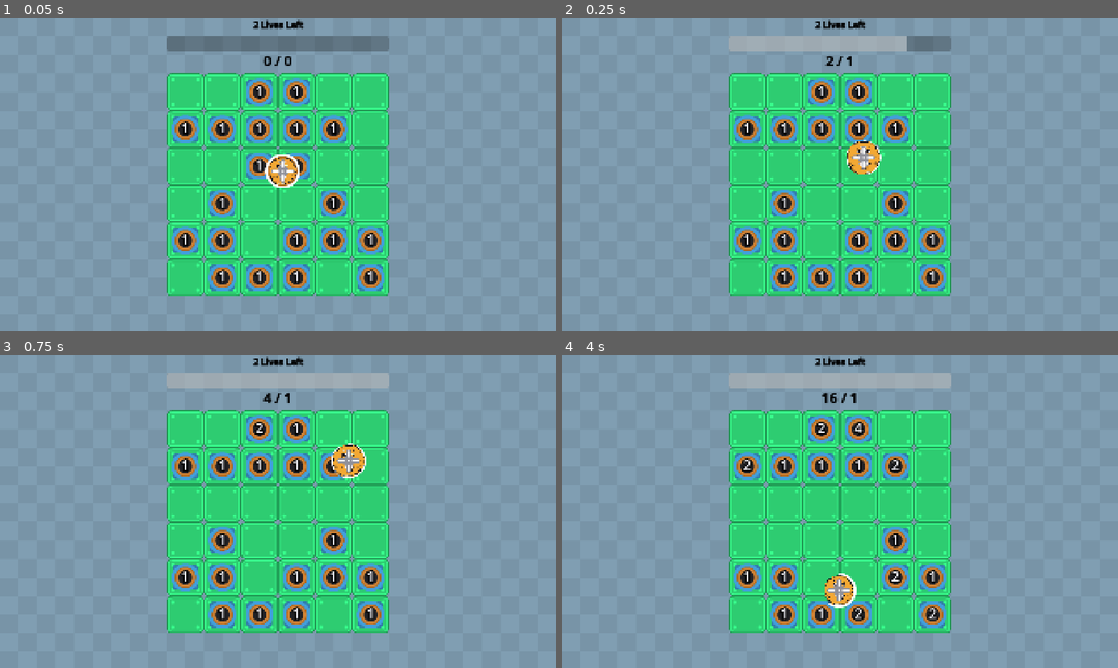
Above: before the commit, frames 1-4 (two rows, left to right).
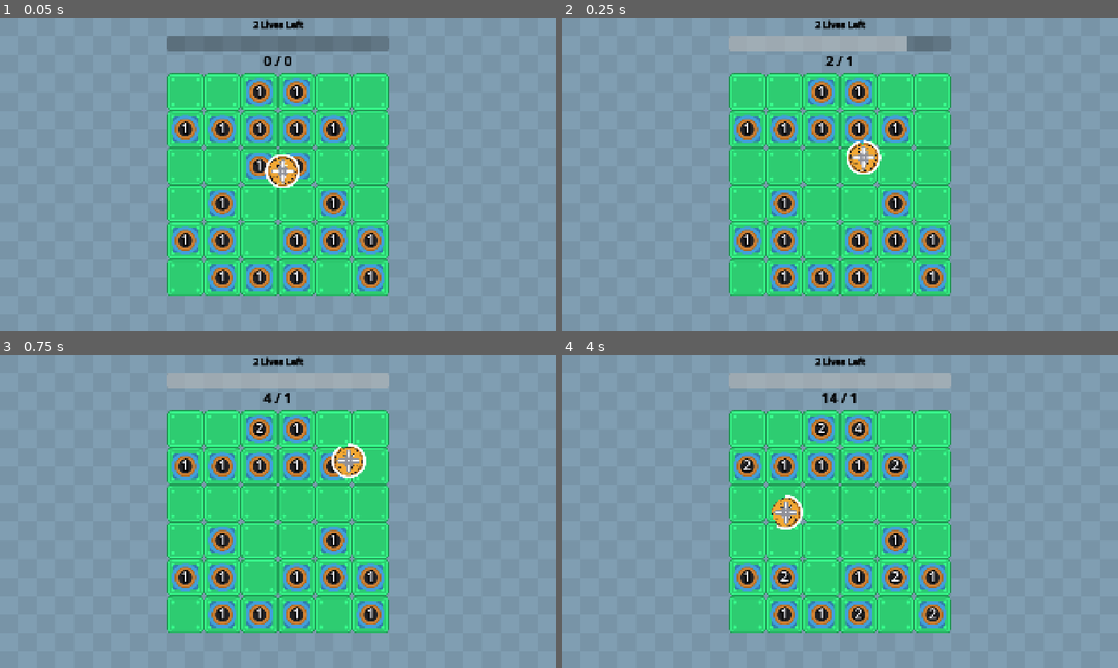
Above: after the commit, the same moments.

Repository: wanamelon/prototype_monorepo
Game: Godot game, scene res://source/bounce_main.tscn
Same seed, same stepped clock (60 frames per second), same inputs: the game is played once before the commit and once after it. Sound files missing from this copy of the repository are replaced by a short silence.
Inputs:
- Up to frame 1 (0.05 s): no input
- Up to frame 2 (0.25 s): no input
- Up to frame 3 (0.75 s): no input
- Up to frame 4 (4 s): no input

Frame 1 is identical in both runs. In frame 2, 0.3% of the frame differs, in the area x 51-58%, y 39-50%; in frame 3, 0.2%; in frame 4, 1.4%, in the area x 37-56%, y 12-81%.

Commit message:
Size buff less guaranteed

Diff:
--- a/roller/source/item/size_buff_on_destroy.gd
+++ b/roller/source/item/size_buff_on_destroy.gd
@@ -4,6 +4,6 @@
 	for event in state.last_tick_events:
 		if event is ItemSystem.DespawnEvent:
 			var despawn := event as ItemSystem.DespawnEvent
-			if despawn.source is Roller:
+			if despawn.source is Roller and Utils.RNG.randf() < 0.1:
 				_add_event(ItemSystem.AddStatusEffect.new(
 					ItemSystem.StatusEffect.new(ItemSystem.StatusEffectId.SIZE_BUFF, 5, 1.5), despawn.source))
